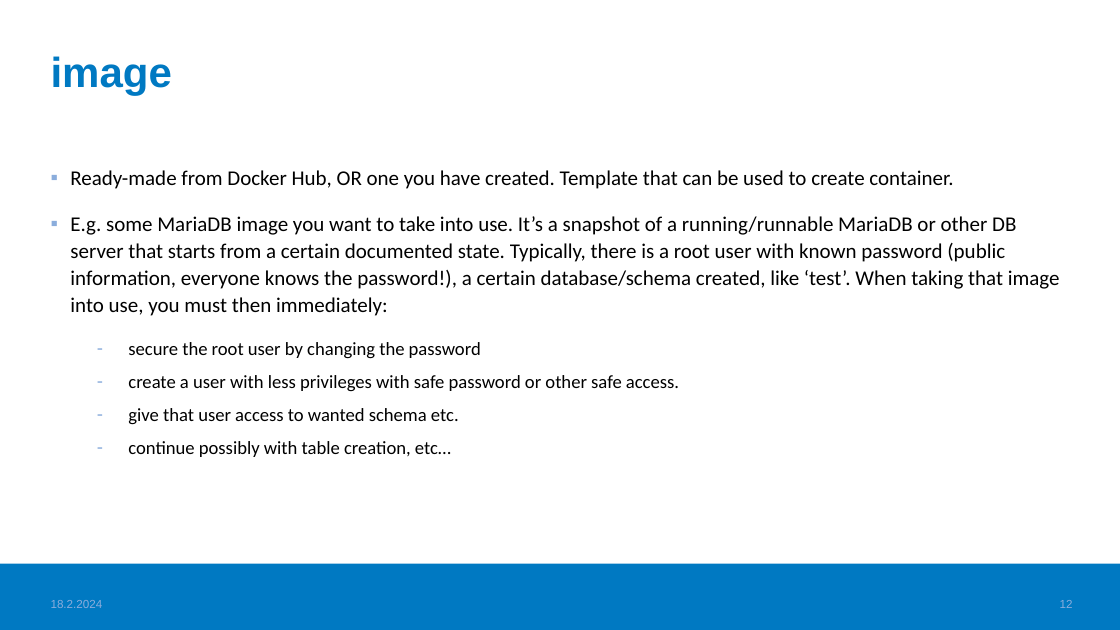
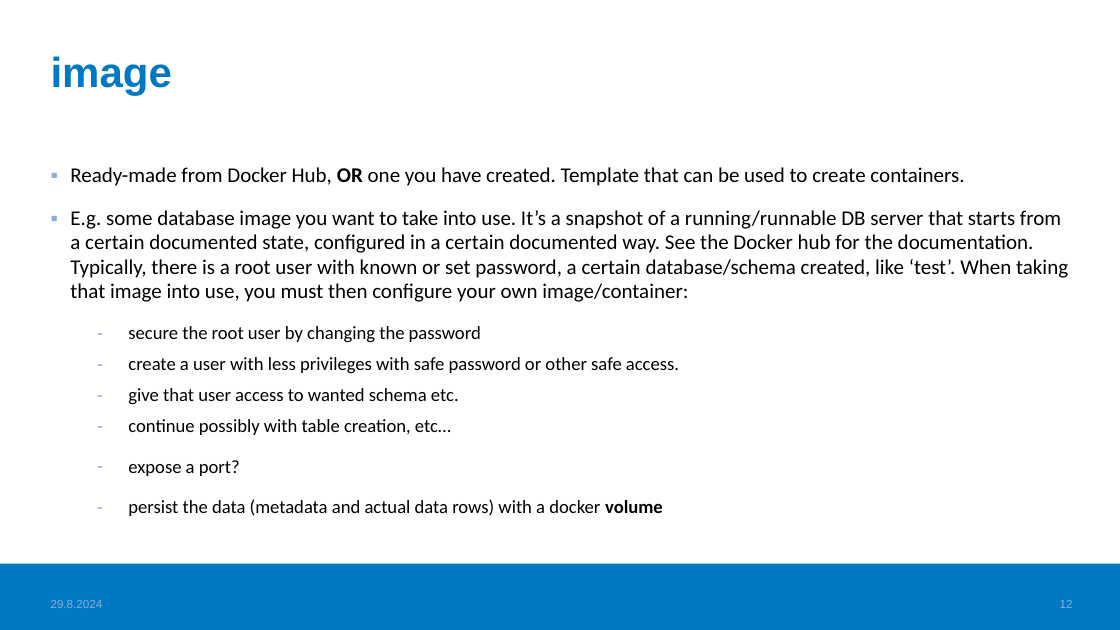
Before and after one commit to haagahelia/ohke-teknologiat, a slide deck: slide 12 of 01_docker/DockerConceptsAndVocabulary.pptx. Drawn at 1120x630 pixels with LibreOffice and Linux fonts; fonts in the diff are those of the drawing; background and template pictures are left out. Boxes give left, top, right and bottom in pixels: in the first picture for what was removed or moved away, otherwise in the second. Text is boxed around its words. In the diff, an @@ line names an element or a change of style, - is before the commit and + after.

Commit message:
Update and improve all Docker materials

```diff
--- a/01_docker/DockerConceptsAndVocabulary.pptx
+++ b/01_docker/DockerConceptsAndVocabulary.pptx
@@ text at <box>70,167,1068,302</box>: text changed @@
-▪ Ready-made from Docker Hub, OR one you have created. Template that can be used to create container.
-▪ E.g. some MariaDB image you want to take into use. It’s a snapshot of a running/runnable MariaDB or other DB server that starts from a certain documented state. Typically, there is a root user with known password (public information, everyone knows the password!), a certain database/schema created, like ‘test’. When taking that image into use, you must then immediately:
+▪ Ready-made from Docker Hub, OR one you have created. Template that can be used to create containers.
+▪ E.g. some database image you want to take into use. It’s a snapshot of a running/runnable DB server that starts from a certain documented state, configured in a certain documented way. See the Docker hub for the documentation. Typically, there is a root user with known or set password, a certain database/schema created, like ‘test’. When taking that image into use, you must then configure your own image/container:
@@ text at <box>128,326,679,435</box>: line spacing 1.07 to 0.97 @@
@@ text at <box>128,460,663,516</box>: paragraphs added @@
+  – expose a port?
+  – persist the data (metadata and actual data rows) with a docker volume
@@ text at <box>51,600,103,608</box>: text changed @@
-18.2.2024
+29.8.2024
```
Also in this commit, not shown: 18 other slides changed, 3 other files.
